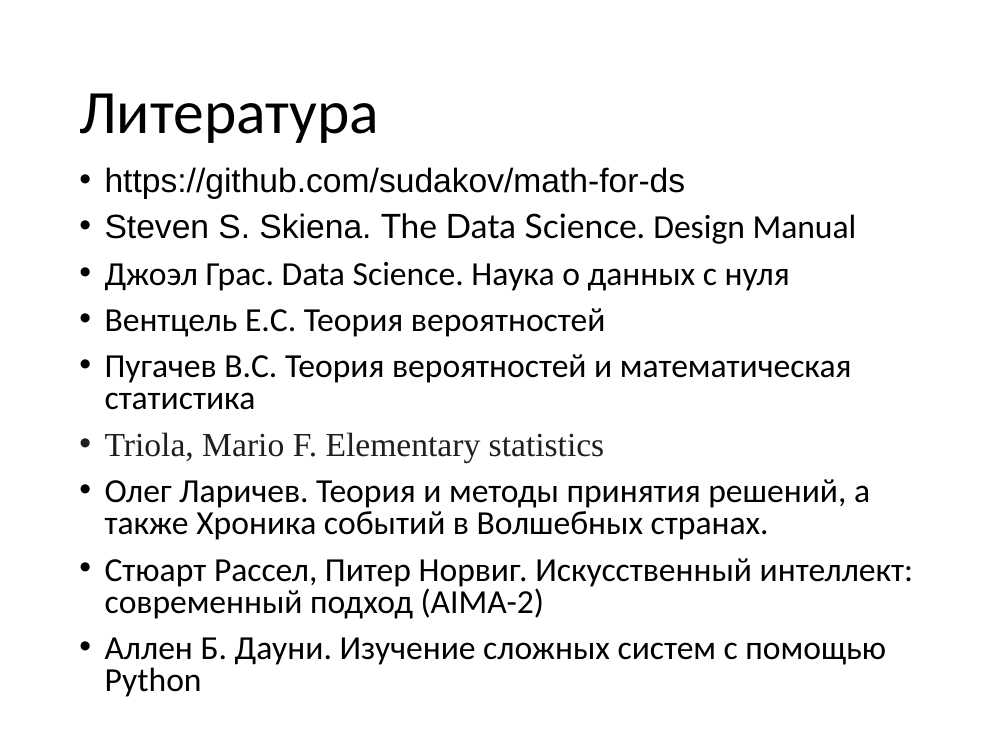
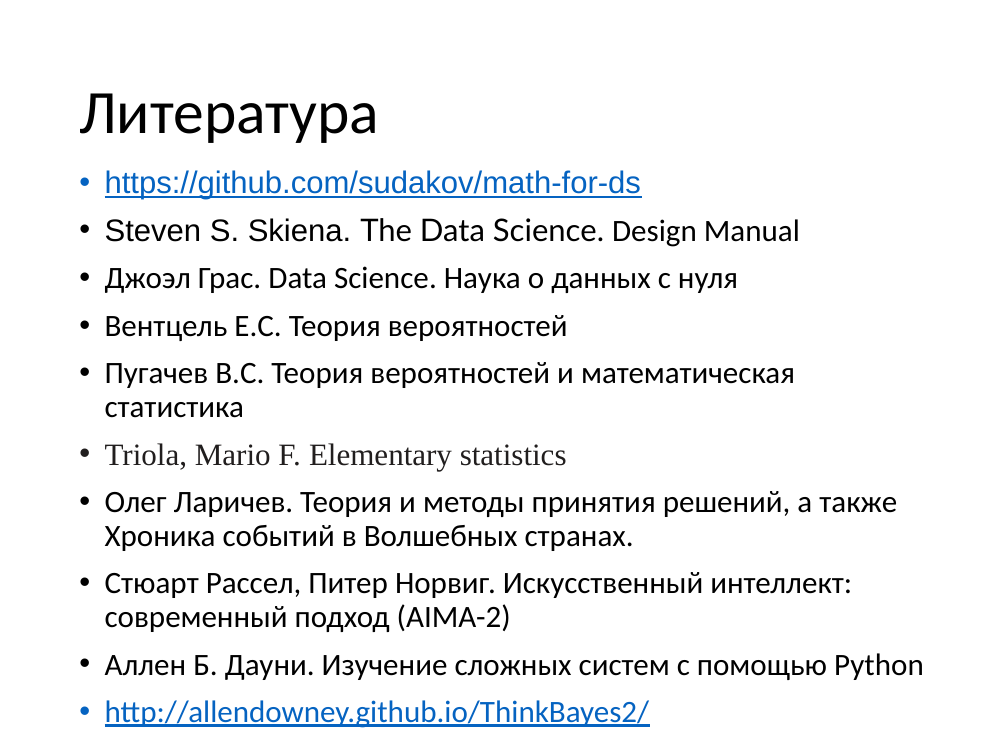
Before and after one commit to sudakov/math-for-ds, a slide deck: slide 3 of math_ds.pptx. Drawn at 1008x756 pixels with LibreOffice and Linux fonts; fonts in the diff are those of the drawing. Boxes give left, top, right and bottom in pixels: in the first picture for what was removed or moved away, otherwise in the second. Text is boxed around its words. In the diff, an @@ line names an element or a change of style, - is before the commit and + after.

```diff
--- a/math_ds.pptx
+++ b/math_ds.pptx
@@ text at (x1=105, y1=170, x2=924, y2=680): size 24 to 22.2 pt; text colour #000000 to #0563C1, underline on in "https://github.com/sudakov/math-for-ds"; line spacing 0.8 to 0.9 @@
@@ text at (x1=105, y1=700, x2=650, y2=728): paragraph added @@
+• http://allendowney.github.io/ThinkBayes2/
```
